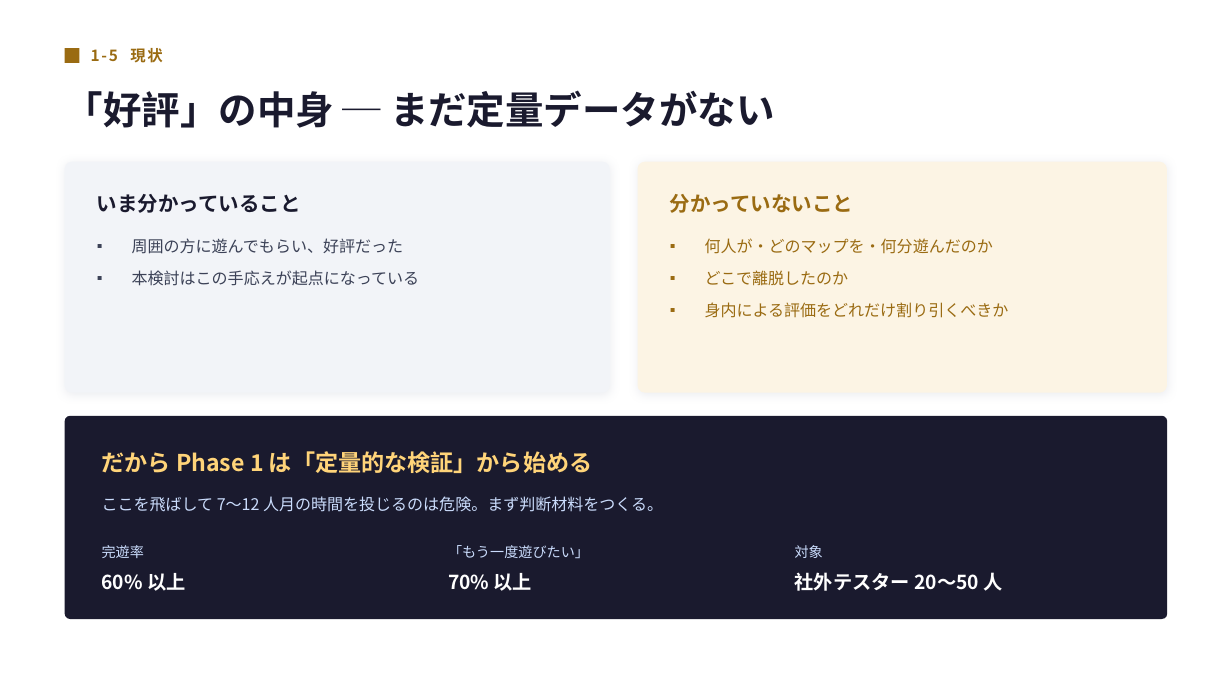
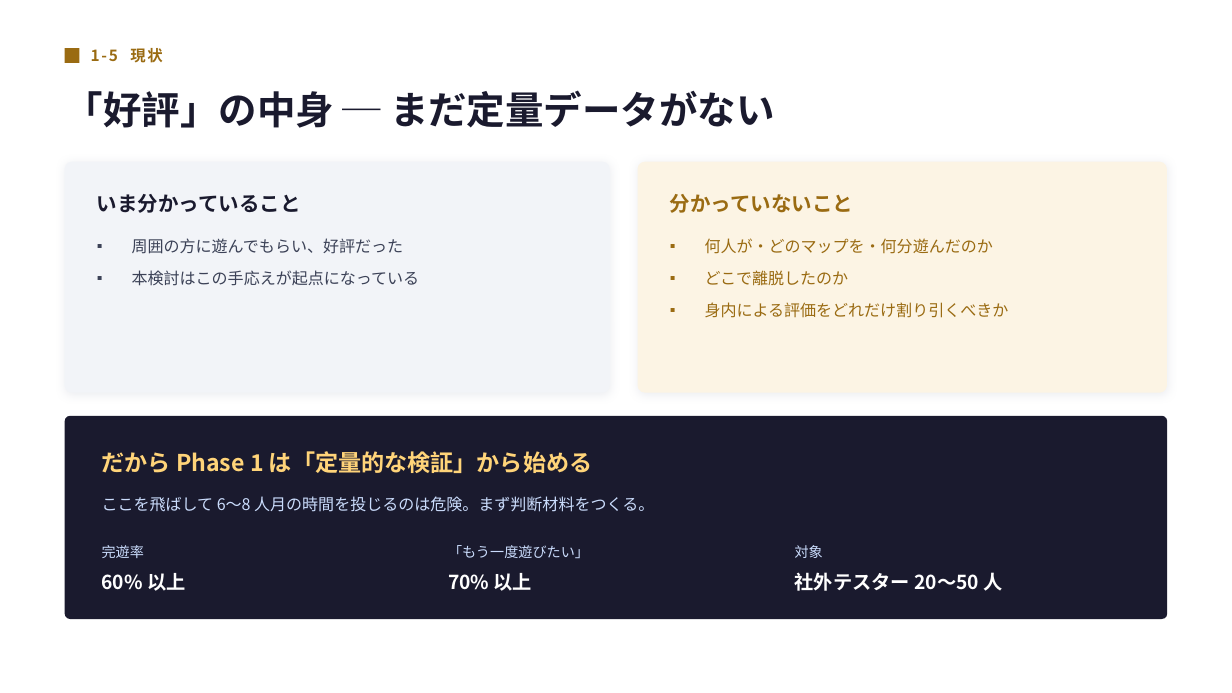
Before and after one commit to j-shimo/fami_war_like, a slide deck: slide 8 of docs/CommercialProposal.pptx. Drawn at 1232x693 pixels with LibreOffice and Linux fonts; fonts in the diff are those of the drawing. Boxes give left, top, right and bottom in pixels: in the first picture for what was removed or moved away, otherwise in the second. Text is boxed around its words. In the diff, an @@ line names an element or a change of style, - is before the commit and + after.

```diff
--- a/docs/CommercialProposal.pptx
+++ b/docs/CommercialProposal.pptx
@@ text at [102, 496, 654, 512]: text changed @@
-ここを飛ばして 7〜12 人月の時間を投じるのは危険。まず判断材料をつくる。
+ここを飛ばして 6〜8 人月の時間を投じるのは危険。まず判断材料をつくる。
```
Also in this commit, not shown: 6 other slides changed, 5 other files.
